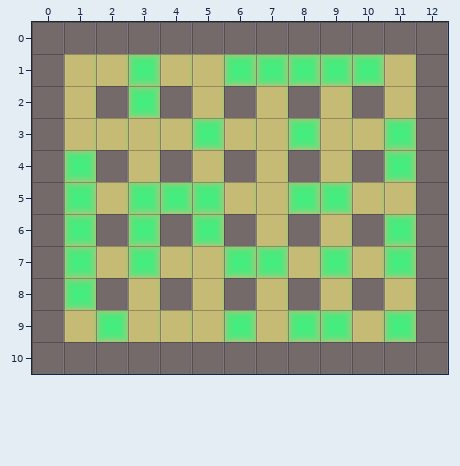
Two versions of a level (Tiled map, mapamenu/build/resources/mapas/0mapa6.tmx). The first picture shows the starting point.
Cells are 32x32 px. Shown: x 0..12, y 0..10.
Now the later version:
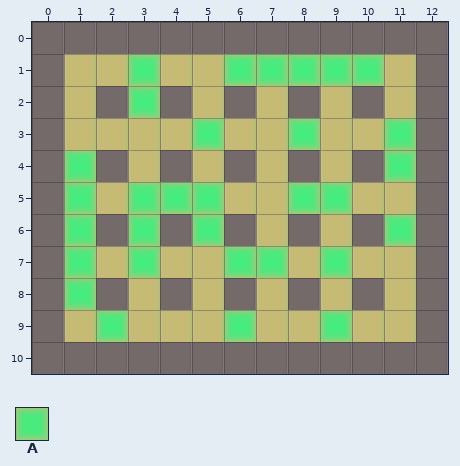
Key: from "tile": A 2.
_ is an empty cell, . an unchanged one.
See-through tiles are keyed as they look on the map.
From old to new:
--- layer "piedras"
@@ x 11..11 @@
- 7 A
+ 7 _
@@ x 8..11 @@
- 9 A..A
+ 9 _.._
Boxes around the changes in both pictures, in picture pixels (x1, y1, x2, y2):
removed: (384, 246, 416, 278)
removed: (288, 310, 320, 342)
removed: (384, 310, 416, 342)
